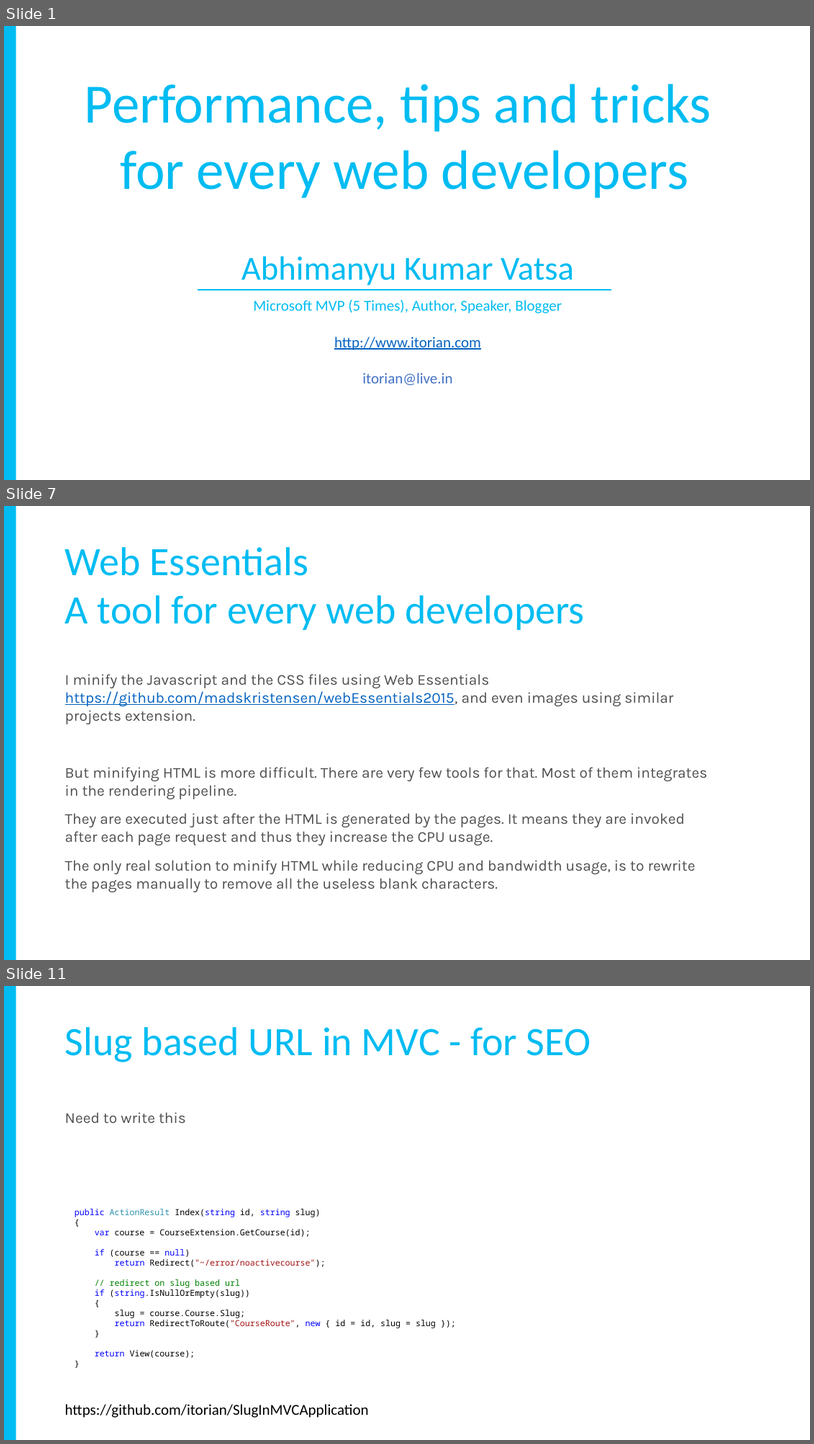
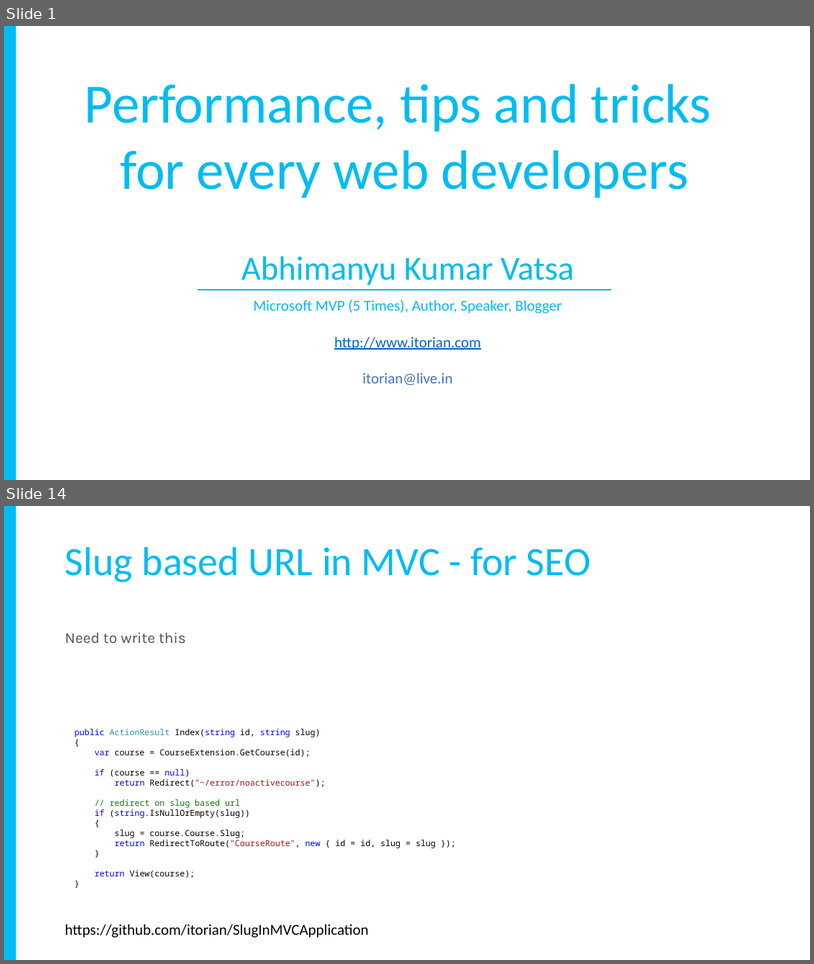
Before and after one commit to yadavavijay/tips-tricks, a slide deck: EmptyProject/Slides.pptx. Shown one above the other, each under a label of ours: slides 1, 7 and 11 before the commit, slides 1 and 14 after it; the slides between them are not shown. The pictures are 814x1444 and 814x964 pixels, drawn with LibreOffice and Linux fonts; fonts in the diff are those of the drawing. Boxes give left, top, right and bottom in pixels: in the first picture for what was removed or moved away, otherwise in the second. Text is boxed around its words. In the diff, an @@ line names an element or a change of style, - is before the commit and + after.

```diff
--- a/EmptyProject/Slides.pptx
+++ b/EmptyProject/Slides.pptx
@@ slide 7 removed at [4, 506, 810, 960], background #FFFFFF @@
@@ rectangle removed at [4, 506, 16, 960] @@
@@ text removed at [65, 547, 585, 630] @@
-Web Essentials
-A tool for every web developers
@@ text removed at [65, 674, 707, 892] @@
-I minify the Javascript and the CSS files using Web Essentials https://github.com/madskristensen/webEssentials2015, and even images using similar projects extension.
-But minifying HTML is more difficult. There are very few tools for that. Most of them integrates in the rendering pipeline.
-They are executed just after the HTML is generated by the pages. It means they are invoked after each page request and thus they increase the CPU usage.
-The only real solution to minify HTML while reducing CPU and bandwidth usage, is to rewrite the pages manually to remove all the useless blank characters.
@@ what was slide 11 is now slide 14 @@
```
Also in this commit, not shown: 8 slides changed, 4 slides added.
